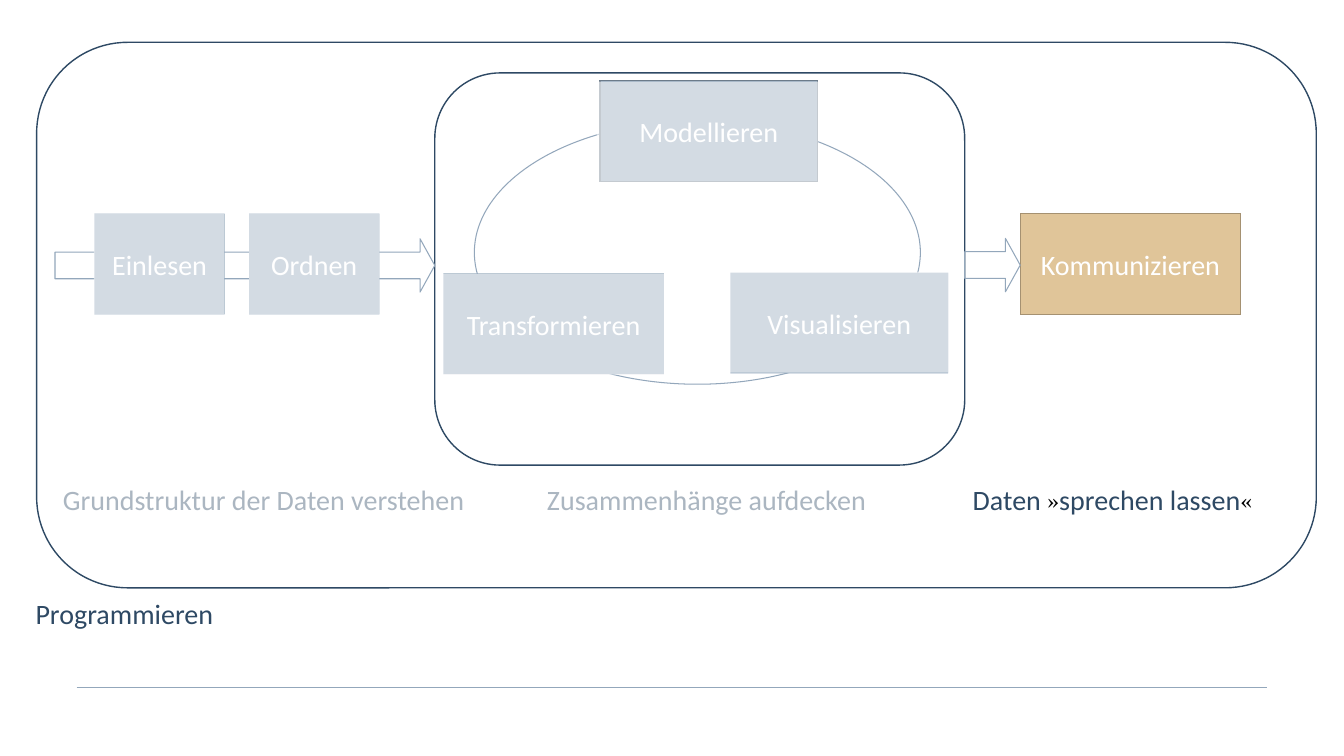
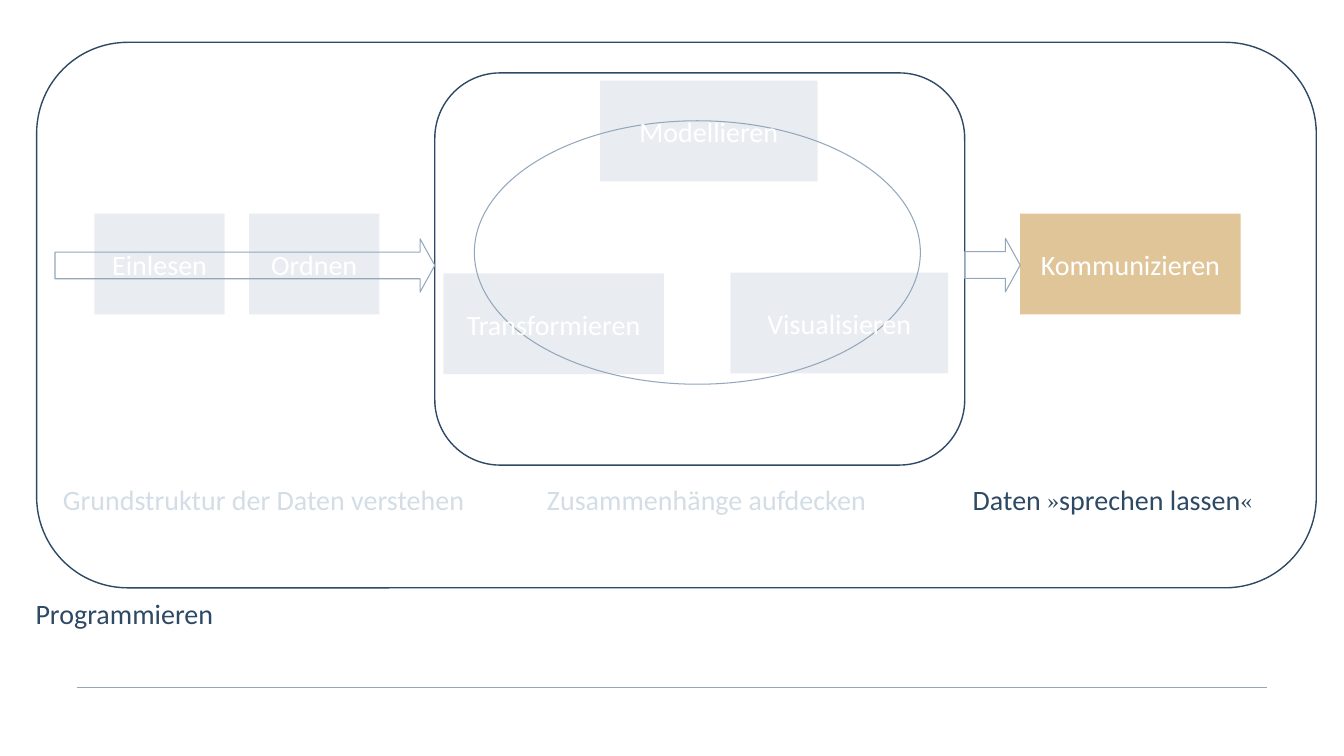
Before and after one commit to pekkasagner/Einfuehrung_in_R, a slide deck: slide 7 of images/Erstellte_Abbildungen.pptx. Drawn at 1344x756 pixels with LibreOffice and Linux fonts; fonts in the diff are those of the drawing; background and template pictures are left out. Boxes give left, top, right and bottom in pixels: in the first picture for what was removed or moved away, otherwise in the second. Text is boxed around its words. In the diff, an @@ line names an element or a change of style, - is before the commit and + after.

Commit message:
updated slides

```diff
--- a/images/Erstellte_Abbildungen.pptx
+++ b/images/Erstellte_Abbildungen.pptx
@@ rectangle "Modellieren" at [600, 81, 818, 181]: fill #93A7BB to #93A7BB at 20% opacity; outline #6D7C8A 1 pt to none @@
@@ group removed at [54, 82, 949, 543]: 7 rectangles @@
@@ rectangle "Kommunizieren" at [1020, 214, 1241, 315]: outline #A69271 1 pt to none @@
@@ fill #93A7BB to #93A7BB at 20% opacity in 4 elements at [95, 214, 225, 315], [249, 214, 379, 315], [444, 273, 664, 374], [731, 273, 949, 374] @@
@@ text "Grundstruktur der Daten verstehen" at [63, 491, 464, 510]: text colour #2E4964 to #D3DDE6 @@
@@ text "Zusammenhänge aufdecken" at [547, 491, 866, 514]: text colour #2E4964 to #D3DDE6 @@
@@ text "Daten »sprechen lassen«" at [973, 490, 1253, 515]: text colour #000000 to #2E4964 in "»sprechen lassen«" @@
```
Also in this commit, not shown: 7 other slides changed, 26 other files.
